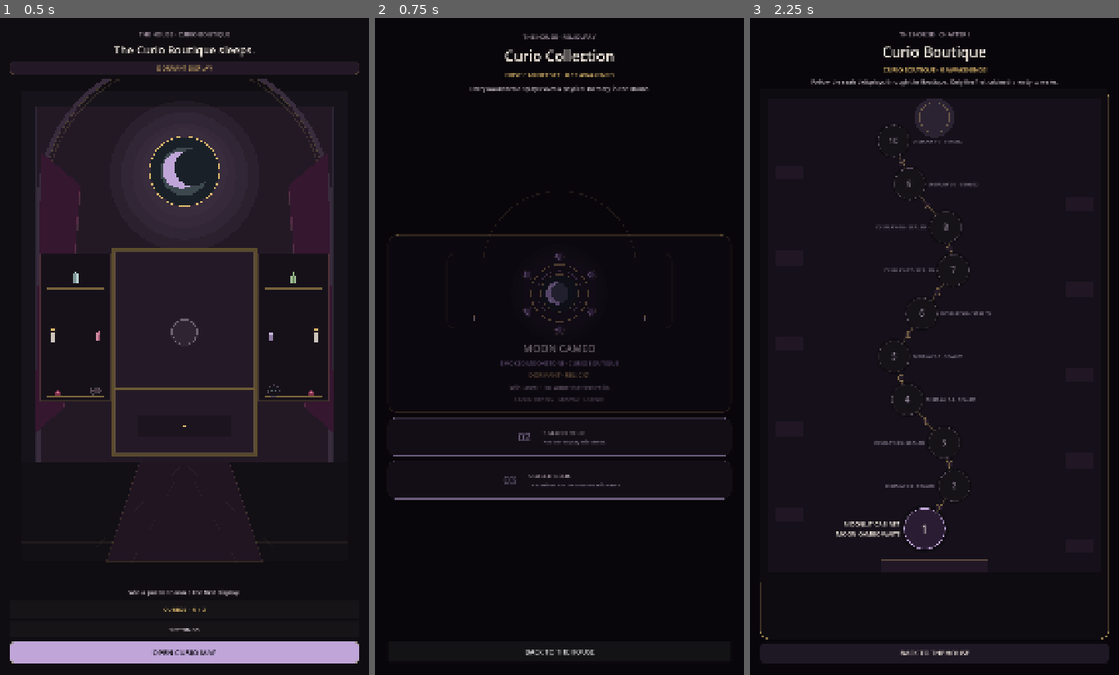
Above: before the commit, frames 1-3 (left to right).
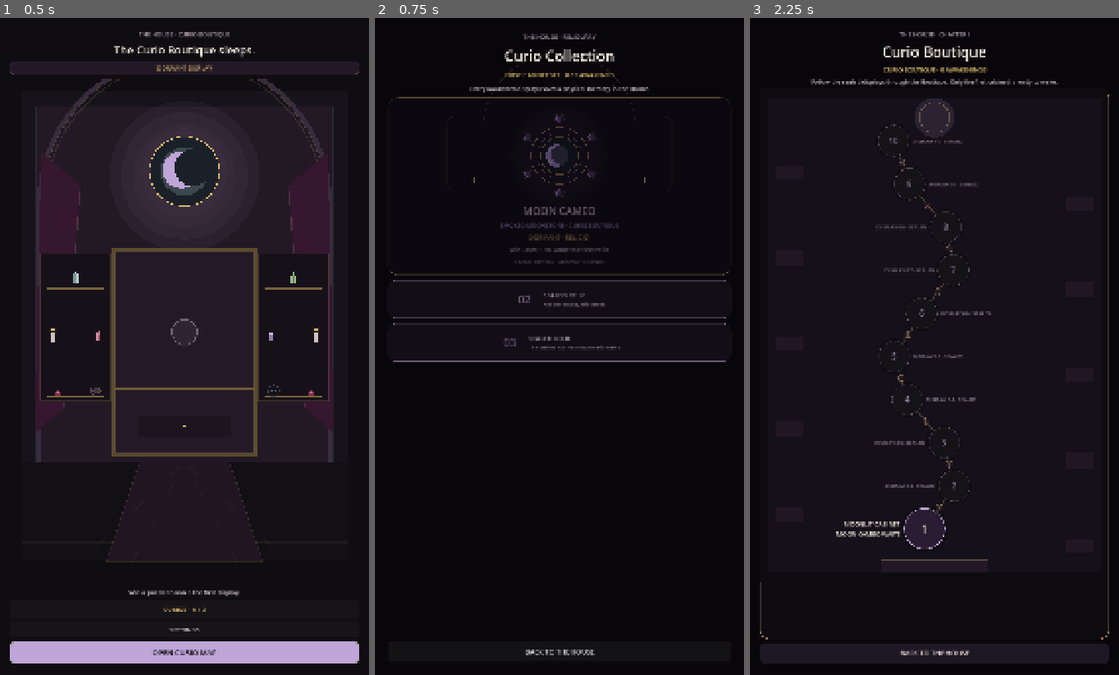
Above: after the commit, the same moments.

Repository: Jay-prodesign/akilta-match3
Game: Godot game, scene res://src/app/app_bootstrap.tscn
Two runs of this game, one before a commit and one after it. Both use one fixed random seed, a clock stepped at 60 frames per second and the inputs below.
Inputs:
- Up to frame 1 (0.5 s): no input
- Up to frame 2 (0.75 s): click "CURIOS · 0 / 3" at 0.5 s
- Up to frame 3 (2.25 s): click "BACK TO THE HOUSE" at 1.25 s; click "OPEN CURIO MAP" at 2 s

Frame 1 is identical in both runs. In frame 2, 5.2% of the frame differs, in the area x 4-96%, y 12-74%; in frame 3, nothing differs.

Commit message:
fix: make Level 1 reward visuals respect win and fail state

Diff:
--- a/src/ui/collection/curio_collection.tscn
+++ b/src/ui/collection/curio_collection.tscn
@@ -89,7 +89,7 @@
 layout_mode = 2
 size_flags_vertical = 3
 theme_override_constants/separation = 14
-alignment = 1
+alignment = 0
 
 [node name="MoonCard" type="PanelContainer" parent="Layout/Cards"]
 custom_minimum_size = Vector2(0, 520)
--- a/src/ui/gameplay/gameplay_screen.gd
+++ b/src/ui/gameplay/gameplay_screen.gd
@@ -34,6 +34,7 @@
 @onready var result_overlay: Control = $ResultOverlay
 @onready var result_title: Label = $ResultOverlay/Card/Content/Title
 @onready var result_detail: Label = $ResultOverlay/Card/Content/Detail
+@onready var result_ritual: Control = $ResultOverlay/Card/Content/RewardRitual
 @onready var result_action: Button = $ResultOverlay/Card/Content/Action
 
 func _ready() -> void:
@@ -76,6 +77,10 @@
 	_pending_win = false
 	_pending_terminal_result = ""
 	result_overlay.visible = false
+	if result_ritual != null:
+		result_ritual.set("mode", "result")
+		result_ritual.set("glow_strength", 0.75)
+		result_ritual.queue_redraw()
 	_refresh_hud()
 	return true
 
@@ -164,6 +169,10 @@
 		_pending_win = true
 		result_title.text = current_win_title
 		result_detail.text = current_win_detail
+		if result_ritual != null:
+			result_ritual.set("mode", "result")
+			result_ritual.set("glow_strength", 0.75)
+			result_ritual.queue_redraw()
 		result_action.text = "RETURN TO THE HOUSE"
 		result_overlay.visible = true
 	elif result == "failed":
@@ -172,6 +181,10 @@
 		_pending_win = false
 		result_title.text = "THE ROOM WAITS"
 		result_detail.text = "The House keeps its secrets. Try another arrangement."
+		if result_ritual != null:
+			result_ritual.set("mode", "fail")
+			result_ritual.set("glow_strength", 0.12)
+			result_ritual.queue_redraw()
 		result_action.text = "TRY AGAIN"
 		result_overlay.visible = true
 
--- a/src/ui/shared/moon_cameo_ritual_view.gd
+++ b/src/ui/shared/moon_cameo_ritual_view.gd
@@ -21,45 +21,53 @@
 	var center := Vector2(size.x * 0.5, size.y * 0.52)
 	var min_dim := minf(size.x, size.y)
 	var radius := min_dim * (0.24 if mode == "prestart" else 0.28)
+	var dormant := mode == "fail"
 
 	# Reliquary/cabinet frame.
 	var frame := Rect2(size.x * 0.17, size.y * 0.09, size.x * 0.66, size.y * 0.82)
 	draw_style_box(_panel_box(), frame)
 	var arch_color := Color(GOLD)
-	arch_color.a = 0.28
+	arch_color.a = 0.12 if dormant else 0.28
 	draw_arc(Vector2(center.x, frame.position.y + radius * 0.55), frame.size.x * 0.34, PI, TAU, 48, arch_color, 2.0)
 
 	# Soft occult glow and nested seals.
 	for i in range(4, 0, -1):
 		var glow := Color(LILAC)
-		glow.a = glow_strength * 0.035 * float(i)
+		glow.a = glow_strength * (0.012 if dormant else 0.035) * float(i)
 		draw_circle(center, radius * (1.0 + float(i) * 0.22), glow)
 	var ring := Color(GOLD)
-	ring.a = 0.72
+	ring.a = 0.28 if dormant else 0.72
 	draw_arc(center, radius * 1.10, 0.0, TAU, 64, ring, 2.5)
-	draw_arc(center, radius * 0.86, 0.0, TAU, 64, Color(LILAC, 0.46), 1.8)
+	draw_arc(center, radius * 0.86, 0.0, TAU, 64, Color(LILAC, 0.16 if dormant else 0.46), 1.8)
 
 	# Moon Cameo: crescent carved into a dark medallion.
 	draw_circle(center, radius * 0.72, Color("#182027"))
 	draw_arc(center, radius * 0.72, 0.0, TAU, 64, Color(GOLD, 0.70), 2.0)
 	var moon_center := center - Vector2(radius * 0.10, 0.0)
-	draw_circle(moon_center, radius * 0.43, LILAC)
+	draw_circle(moon_center, radius * 0.43, Color("#645D6B") if dormant else LILAC)
 	draw_circle(moon_center + Vector2(radius * 0.17, -radius * 0.04), radius * 0.39, Color("#182027"))
 	var highlight := Color(BONE)
-	highlight.a = 0.50
+	highlight.a = 0.18 if dormant else 0.50
 	draw_arc(moon_center, radius * 0.36, PI * 0.72, PI * 1.42, 18, highlight, 2.0)
 
 	# Six learned moon-sigil echoes orbit the reward without becoming stars.
 	for i in range(6):
 		var angle := -PI * 0.5 + TAU * float(i) / 6.0
 		var p := center + Vector2(cos(angle), sin(angle)) * radius * 1.42
-		_draw_small_moon(p, radius * 0.12)
+		_draw_small_moon(p, radius * 0.12, dormant)
 
 	# Candle/relic accents establish the cabinet rather than generic modal chrome.
-	_draw_candle(Vector2(frame.position.x + frame.size.x * 0.12, frame.end.y - 24.0), radius * 0.09)
-	_draw_candle(Vector2(frame.end.x - frame.size.x * 0.12, frame.end.y - 24.0), radius * 0.09)
+	if not dormant:
+		_draw_candle(Vector2(frame.position.x + frame.size.x * 0.12, frame.end.y - 24.0), radius * 0.09)
+		_draw_candle(Vector2(frame.end.x - frame.size.x * 0.12, frame.end.y - 24.0), radius * 0.09)
 	if mode == "result":
 		_draw_wax_seal(Vector2(center.x, frame.end.y - radius * 0.12), radius * 0.20)
+	elif dormant:
+		_draw_wax_seal(center, radius * 0.32)
+		var seal_line := Color(ROSE)
+		seal_line.a = 0.36
+		draw_line(center + Vector2(-radius * 0.72, -radius * 0.72), center + Vector2(radius * 0.72, radius * 0.72), seal_line, 3.0)
+		draw_line(center + Vector2(radius * 0.72, -radius * 0.72), center + Vector2(-radius * 0.72, radius * 0.72), seal_line, 3.0)
 
 func _panel_box() -> StyleBoxFlat:
 	var box := StyleBoxFlat.new()
@@ -69,12 +77,12 @@
 	box.set_corner_radius_all(22)
 	return box
 
-func _draw_small_moon(center: Vector2, r: float) -> void:
+func _draw_small_moon(center: Vector2, r: float, dormant: bool = false) -> void:
 	var backing := Color(PLUM)
 	backing.a = 0.95
 	draw_circle(center, r * 1.55, backing)
-	draw_arc(center, r * 1.55, 0.0, TAU, 24, Color(GOLD, 0.30), 1.2)
-	draw_circle(center - Vector2(r * 0.12, 0.0), r, Color(LILAC, 0.88))
+	draw_arc(center, r * 1.55, 0.0, TAU, 24, Color(GOLD, 0.12 if dormant else 0.30), 1.2)
+	draw_circle(center - Vector2(r * 0.12, 0.0), r, Color("#5E5963") if dormant else Color(LILAC, 0.88))
 	draw_circle(center + Vector2(r * 0.30, -r * 0.05), r * 0.92, backing)
 
 func _draw_candle(base: Vector2, scale: float) -> void:
--- a/tests/integration/test_first_player_journey.gd
+++ b/tests/integration/test_first_player_journey.gd
@@ -63,6 +63,8 @@
 	if bool(board_view.is_motion_active()):
 		await board_view.trace_motion_finished
 	_expect(gameplay.result_overlay.visible, "result beat must appear after motion")
+	var win_ritual: Control = gameplay.get_node("ResultOverlay/Card/Content/RewardRitual")
+	_expect(String(win_ritual.get("mode")) == "result", "win must reveal the awakened Moon Cameo reward treatment")
 	_expect(app.audio_director.get_feedback_count("special") + app.audio_director.get_feedback_count("match") >= 1, "accepted teaching move must produce semantic audio feedback")
 	_expect(app.audio_director.get_feedback_count("win") == 1, "Level 1 terminal win must produce one win audio cue")
 	_expect(gameplay.continue_after_win(), "win continue must commit progression")
--- a/tests/integration/test_level1_failure_recovery.gd
+++ b/tests/integration/test_level1_failure_recovery.gd
@@ -43,6 +43,8 @@
 		await board_view.trace_motion_finished
 	_expect(gameplay.result_overlay.visible, "failure must show a result overlay after resolution")
 	_expect(gameplay.result_action.text == "TRY AGAIN", "failure result must offer Try Again")
+	var fail_ritual: Control = gameplay.get_node("ResultOverlay/Card/Content/RewardRitual")
+	_expect(String(fail_ritual.get("mode")) == "fail", "failure must keep Moon Cameo visually sealed rather than showing an awakened reward")
 	_expect(int(app.progress.house_stage) == 0, "failure must not advance House")
 	_expect(not app.progress.curios.has("moon_cameo"), "failure must not grant Moon Cameo")
 	_expect(gameplay.retry_current_level(), "Try Again contract must reload Level 1")
Not shown, added: docs/engineering/level1-terminal-state-visual-contract.md
